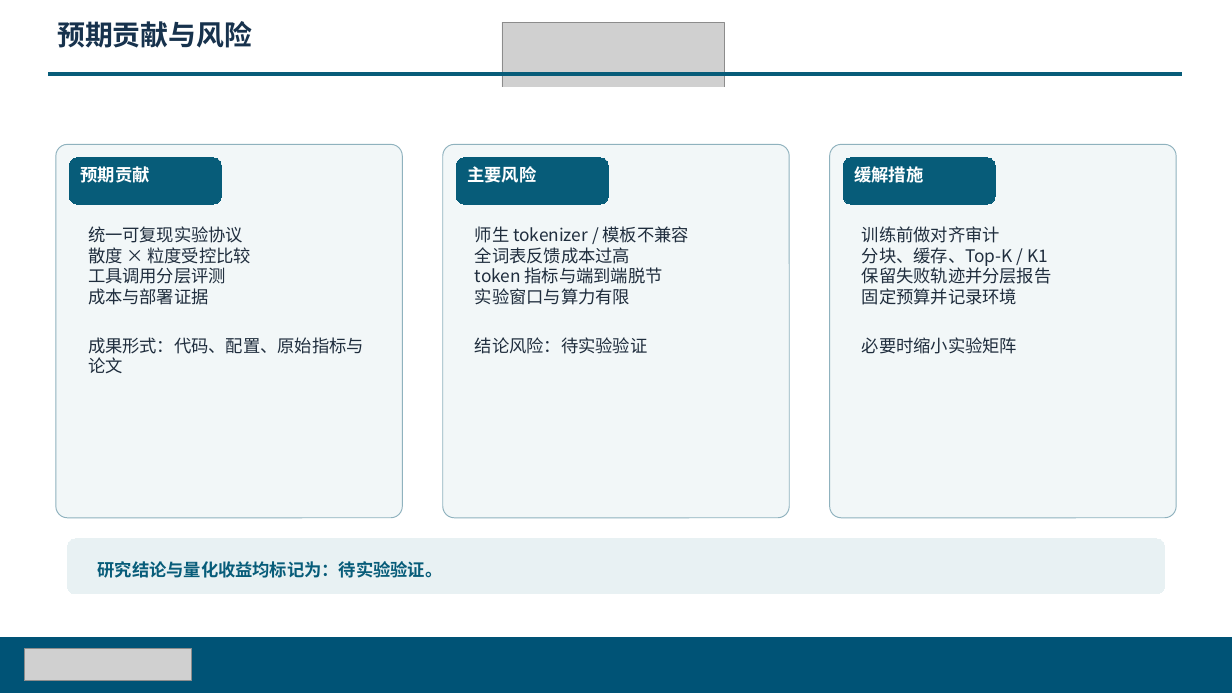
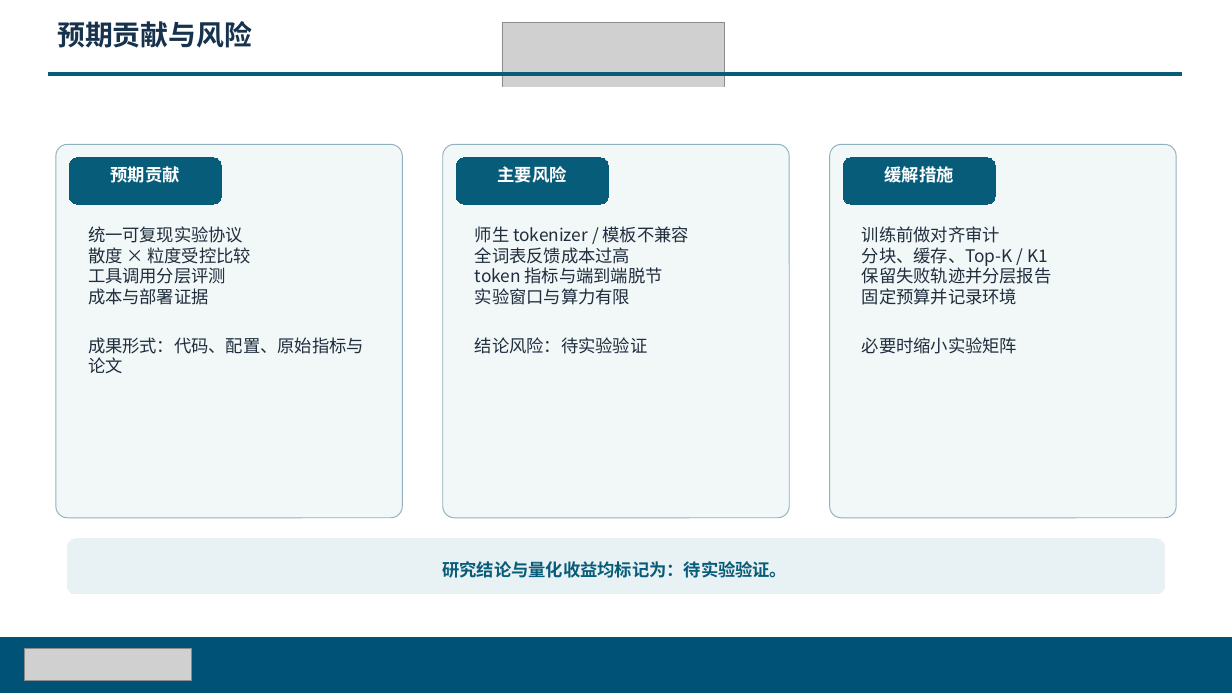
Before and after one commit to ziqizhang200/on-policy-distill-comparation, a slide deck: slide 10 of Papers/output/presentation/开题答辩PPT-在线策略蒸馏-20260927.pptx. Drawn at 1232x693 pixels with LibreOffice and Linux fonts; fonts in the diff are those of the drawing; grey boxes stand for pictures; background and template pictures are left out. Boxes give left, top, right and bottom in pixels: in the first picture for what was removed or moved away, otherwise in the second. Text is boxed around its words. In the diff, an @@ line names an element or a change of style, - is before the commit and + after.

```diff
--- a/Papers/output/presentation/开题答辩PPT-在线策略蒸馏-20260927.pptx
+++ b/Papers/output/presentation/开题答辩PPT-在线策略蒸馏-20260927.pptx
@@ alignment left to centre in 4 elements at [69, 158, 222, 204], [457, 158, 609, 204], [843, 158, 995, 204], [443, 561, 788, 578] @@
```
Also in this commit, not shown: 9 other slides changed.
